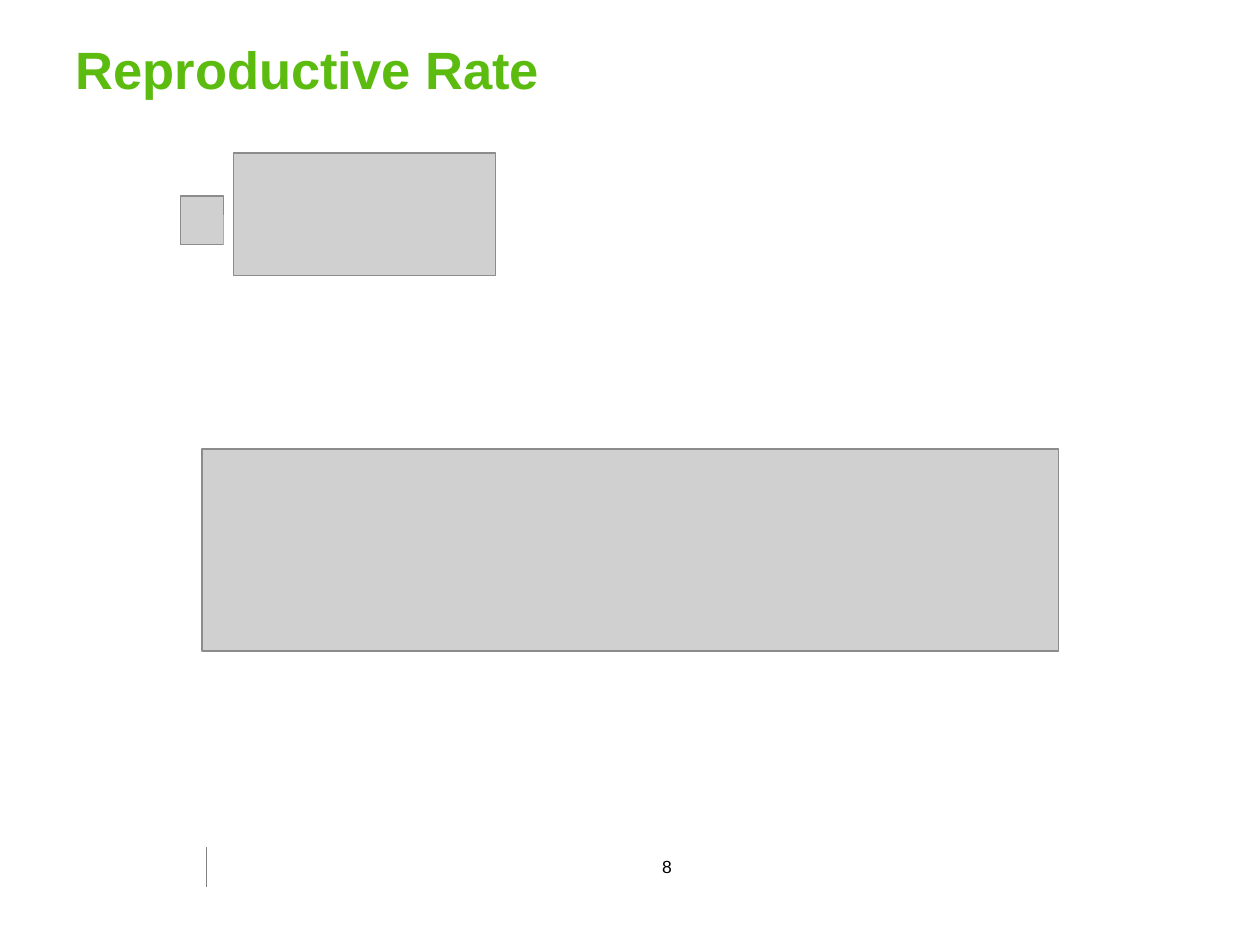
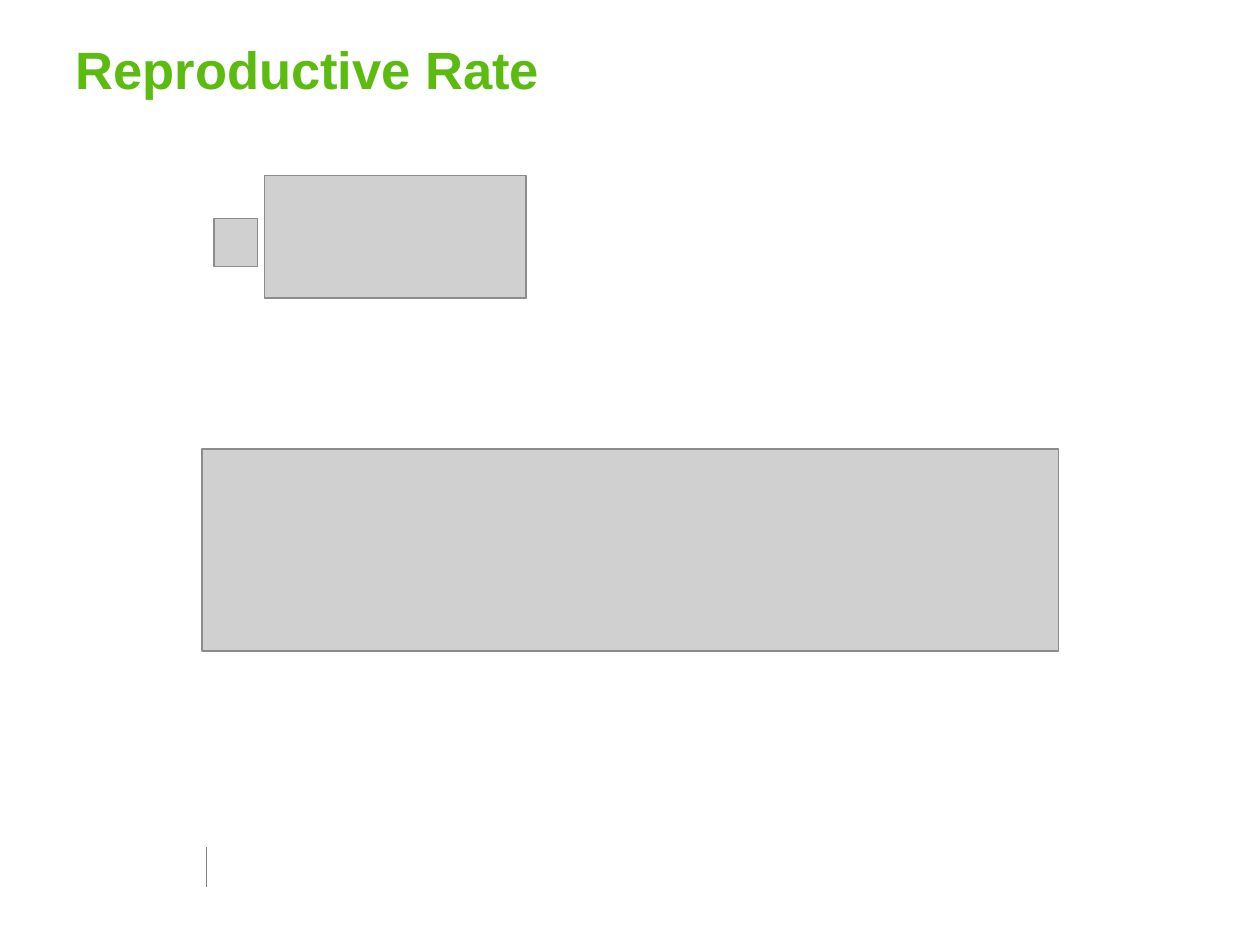
Before and after one commit to georgoff/georgoff.github.io, a slide deck: slide 8 of forest_malaria/MMC_presentation.pptx. Drawn at 1260x945 pixels with LibreOffice and Linux fonts; fonts in the diff are those of the drawing; grey boxes stand for pictures; background and template pictures are left out. Boxes give left, top, right and bottom in pixels: in the first picture for what was removed or moved away, otherwise in the second. Text is boxed around its words. In the diff, an @@ line names an element or a change of style, - is before the commit and + after.

```diff
--- a/forest_malaria/MMC_presentation.pptx
+++ b/forest_malaria/MMC_presentation.pptx
@@ picture: place and size @@
-picture at (233, 152, 495, 276)
+picture at (265, 175, 527, 299)
@@ rectangle removed at (421, 190, 533, 251) @@
@@ picture: place and size @@
-picture at (180, 197, 223, 244)
+picture at (214, 219, 257, 267)
@@ rectangle removed at (224, 214, 416, 275) @@
@@ page number removed at (662, 860, 672, 873) @@
-8
```
Also in this commit, not shown: 17 other slides changed, 4 slides added, 2 other files.
